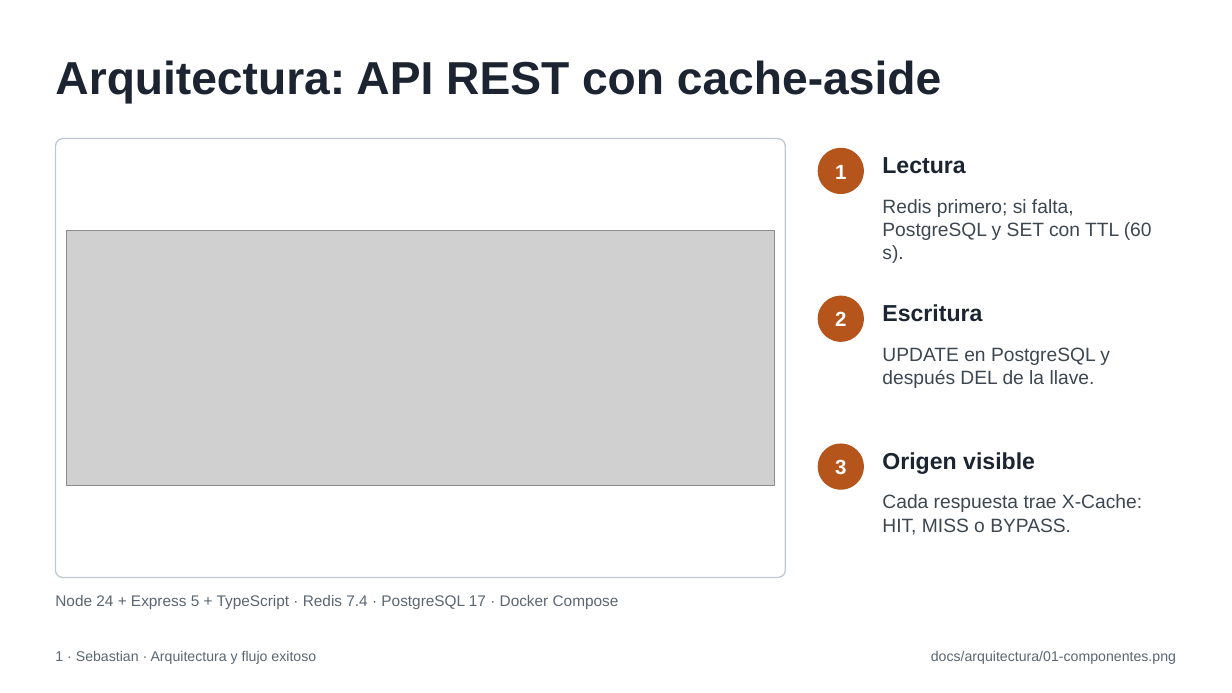
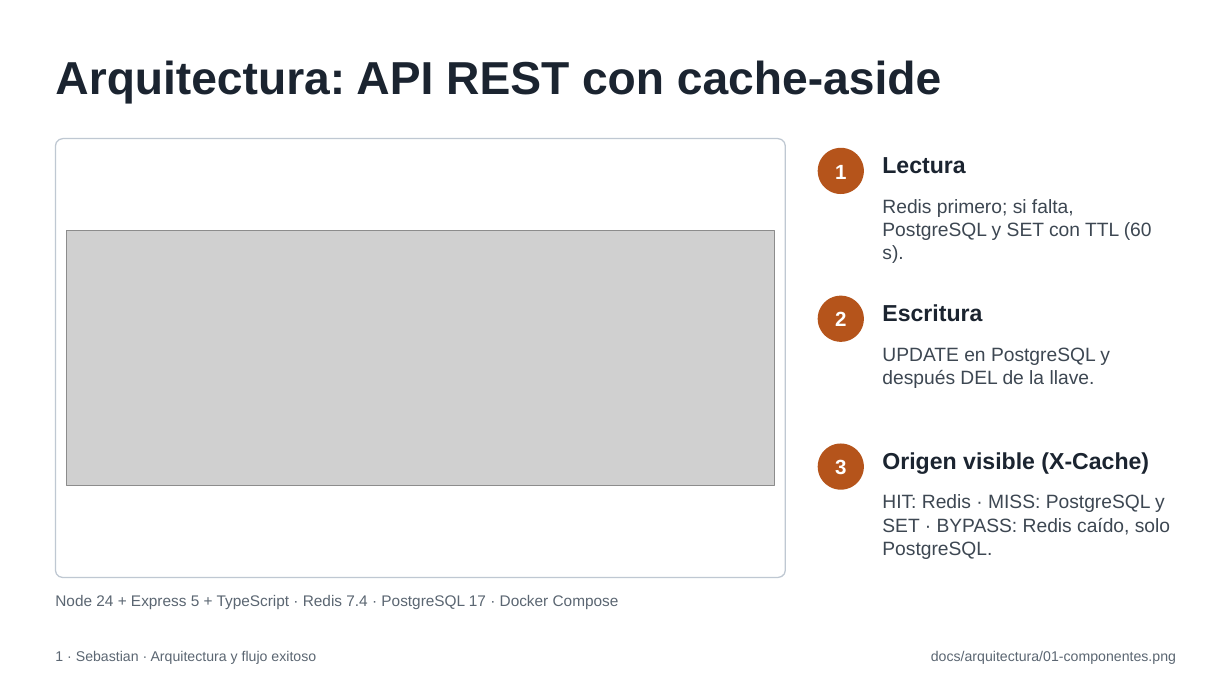
Before and after one commit to SebastianVillaC/lab-cache, a slide deck: slide 2 of docs/presentacion/presentacion-cache.pptx (slide 3 before the commit). Drawn at 1232x693 pixels with LibreOffice and Linux fonts; fonts in the diff are those of the drawing; grey boxes stand for pictures. Boxes give left, top, right and bottom in pixels: in the first picture for what was removed or moved away, otherwise in the second. Text is boxed around its words. In the diff, an @@ line names an element or a change of style, - is before the commit and + after.

```diff
--- a/docs/presentacion/presentacion-cache.pptx
+++ b/docs/presentacion/presentacion-cache.pptx
@@ text at (882,452,1149,474): text changed @@
-Origen visible
+Origen visible (X-Cache)
@@ text at (882,494,1170,559): text changed @@
-Cada respuesta trae X-Cache: HIT, MISS o BYPASS.
+HIT: Redis · MISS: PostgreSQL y SET · BYPASS: Redis caído, solo PostgreSQL.
```
Also in this commit, not shown: 1 other slide changed, 3 slides removed, 11 other files.
